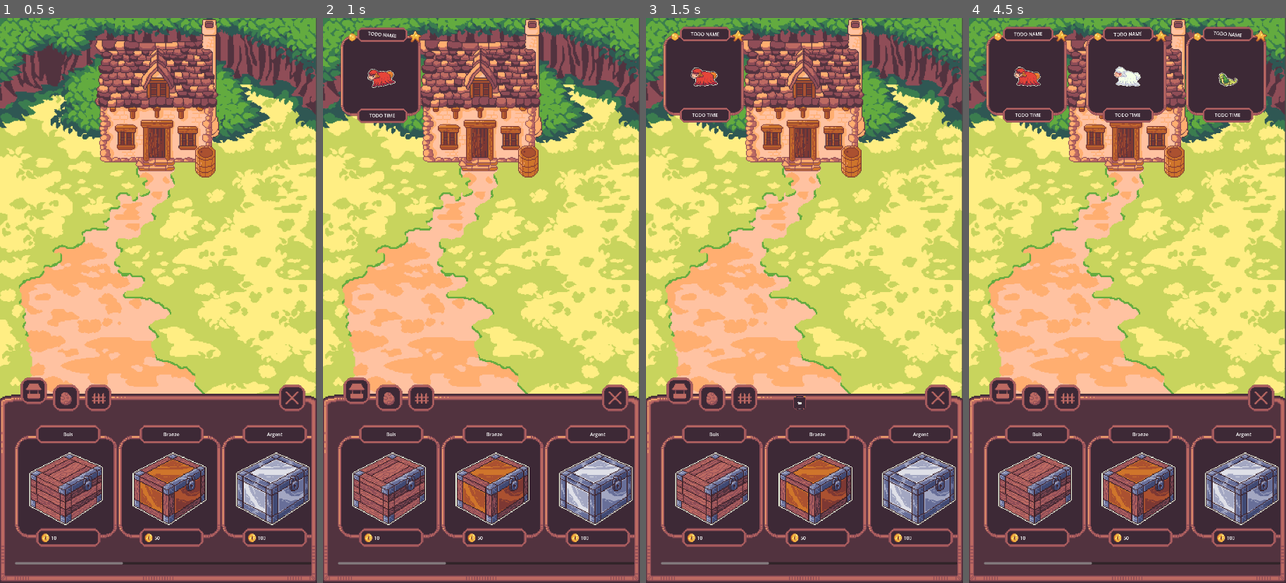
Above: before the commit, frames 1-4 (left to right).
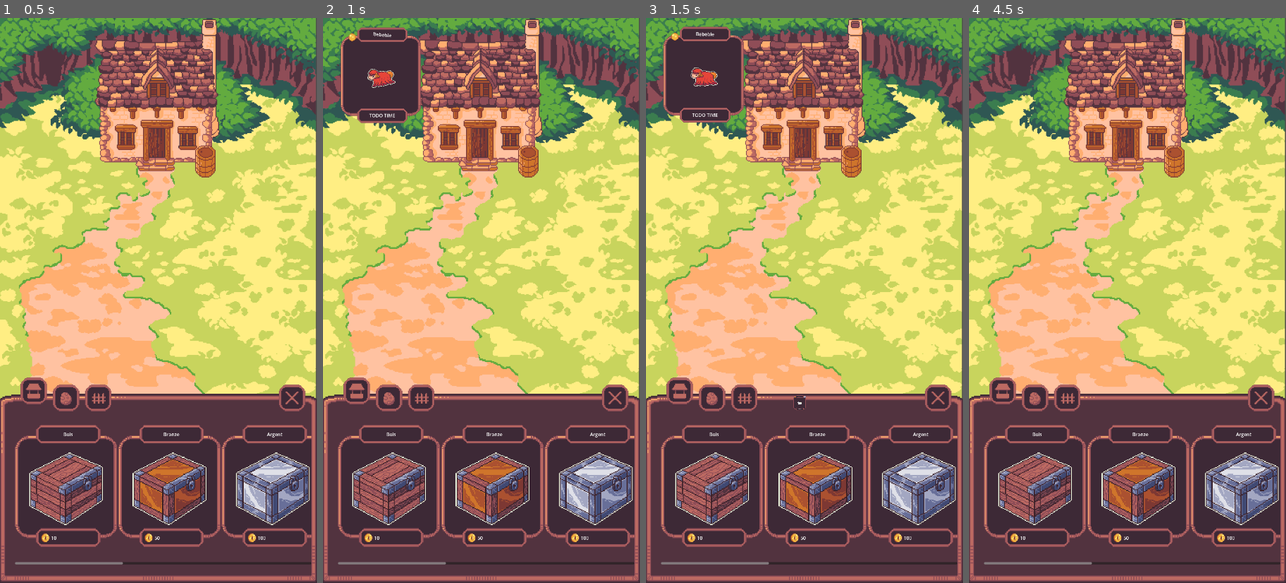
Above: after the commit, the same moments.

Repository: Sky84/gatcha
Game: Godot game, scene res://game.tscn
Same seed, same stepped clock (60 frames per second), same inputs: the game is played once before the commit and once after it. The engine's default icon, where the game draws it, is replaced by a stand-in: a white triangle on a blue panel in a dark square.
Inputs (mouse positions are in pixels of both pictures, inside the frame that each line leads up to):
- Up to frame 1 (0.5 s): no input
- Up to frame 2 (1 s): click "Bois" at 0.5 s
- Up to frame 3 (1.5 s): click "Bronze" at 1.25 s
- Up to frame 4 (4.5 s): click "Argent" at 2 s; click "TODO NAME" (after the commit: "Bebeble") at 2.75 s; click (1127, 74) at 3.5 s, where only the run after the commit has a clickable "Bebeble"; click (1225, 74) at 4.25 s, where only the run after the commit has a clickable "Ploupy"

Frame 1 is identical in both runs. In frame 2, less than 0.1% of the frame differs, in the area x 14-32%, y 2-5%; in frame 3, less than 0.1%; in frame 4, 10%, in the area x 5-94%, y 1-19%.

Commit message:
feat : some integration for rairty

Diff:
--- a/Buttons/creature_button.gd
+++ b/Buttons/creature_button.gd
@@ -25,6 +25,12 @@
 	set(value):
 		_item_type = value;
 		_on_export_var_changes();
+
+@onready var animation_player = $AnimationPlayer;
+
+func play_anim_pressed():
+	animation_player.stop();
+	animation_player.play("pressed");
 
 func _update_item(item_price: int, item_image_url: String, item_name: String):
 	var texture_rect: TextureRect = get_node('TextureRect');
--- a/Buttons/creature_button.tscn
+++ b/Buttons/creature_button.tscn
@@ -1,15 +1,37 @@
-[gd_scene load_steps=5 format=3 uid="uid://3s6djvo4dlm1"]
+[gd_scene load_steps=7 format=3 uid="uid://3s6djvo4dlm1"]
 
 [ext_resource type="Texture2D" uid="uid://cdqbw82odjn3a" path="res://Buttons/button.png" id="1_d7sjy"]
 [ext_resource type="Texture2D" uid="uid://82p2jm675vqb" path="res://Assets/Images/ploupy_baby.png" id="1_xqd6p"]
 [ext_resource type="Script" path="res://Buttons/creature_button.gd" id="2_hrnu2"]
 [ext_resource type="Texture2D" uid="uid://flvpedxn825" path="res://Buttons/moneycoin.png" id="3_qcwij"]
 
+[sub_resource type="Animation" id="Animation_e5pon"]
+resource_name = "pressed"
+length = 0.4
+tracks/0/type = "value"
+tracks/0/imported = false
+tracks/0/enabled = true
+tracks/0/path = NodePath(".:scale")
+tracks/0/interp = 1
+tracks/0/loop_wrap = true
+tracks/0/keys = {
+"times": PackedFloat32Array(0, 0.1, 0.2, 0.3),
+"transitions": PackedFloat32Array(1, 1, 1, 1),
+"update": 0,
+"values": [Vector2(1, 1), Vector2(0.8, 0.8), Vector2(1.1, 1.1), Vector2(1, 1)]
+}
+
+[sub_resource type="AnimationLibrary" id="AnimationLibrary_02kfe"]
+_data = {
+"pressed": SubResource("Animation_e5pon")
+}
+
 [node name="CreatureButton" type="TextureButton" groups=["shop_item_button"]]
 texture_filter = 1
 custom_minimum_size = Vector2(250, 250)
 offset_right = 250.0
 offset_bottom = 250.0
+pivot_offset = Vector2(174, 207)
 texture_normal = ExtResource("1_d7sjy")
 stretch_mode = 5
 script = ExtResource("2_hrnu2")
@@ -69,3 +91,8 @@
 texture = ExtResource("3_qcwij")
 expand_mode = 1
 stretch_mode = 5
+
+[node name="AnimationPlayer" type="AnimationPlayer" parent="."]
+libraries = {
+"": SubResource("AnimationLibrary_02kfe")
+}
--- a/LootBoxes/loot_item.tscn
+++ b/LootBoxes/loot_item.tscn
@@ -25,7 +25,7 @@
 tracks/1/type = "value"
 tracks/1/imported = false
 tracks/1/enabled = true
-tracks/1/path = NodePath("Label:rotation")
+tracks/1/path = NodePath("LabelName:rotation")
 tracks/1/interp = 1
 tracks/1/loop_wrap = true
 tracks/1/keys = {
@@ -33,6 +33,18 @@
 "transitions": PackedFloat32Array(1, 1, 1, 1, 1),
 "update": 0,
 "values": [0.0, 0.10472, 0.0, -0.10472, 0.0]
+}
+tracks/2/type = "value"
+tracks/2/imported = false
+tracks/2/enabled = true
+tracks/2/path = NodePath("TypeTexture:scale")
+tracks/2/interp = 1
+tracks/2/loop_wrap = true
+tracks/2/keys = {
+"times": PackedFloat32Array(0, 0.2, 1, 1.2, 2),
+"transitions": PackedFloat32Array(1, 1.03526, 1, 1.03526, 1),
+"update": 0,
+"values": [Vector2(1, 1), Vector2(1.1, 1.1), Vector2(1, 1), Vector2(1.1, 1.1), Vector2(1, 1)]
 }
 
 [sub_resource type="AnimationLibrary" id="AnimationLibrary_sc3qb"]
@@ -63,11 +75,11 @@
 offset_bottom = 40.0
 grow_horizontal = 2
 grow_vertical = 2
-rotation = -0.106155
+rotation = 0.0586096
 pivot_offset = Vector2(83, 141.8)
 texture = ExtResource("3_x4vbo")
 
-[node name="Label" type="Label" parent="."]
+[node name="LabelName" type="Label" parent="."]
 layout_mode = 1
 anchors_preset = 5
 anchor_left = 0.5
@@ -77,13 +89,13 @@
 offset_right = 85.0
 offset_bottom = 42.0
 grow_horizontal = 2
-rotation = 0.0522073
+rotation = -0.0288245
 pivot_offset = Vector2(79, 17)
 text = "TODO NAME"
 horizontal_alignment = 1
 vertical_alignment = 1
 
-[node name="Label2" type="Label" parent="."]
+[node name="LabelTime" type="Label" parent="."]
 layout_mode = 1
 anchors_preset = 7
 anchor_left = 0.5
@@ -110,7 +122,7 @@
 expand_mode = 1
 stretch_mode = 5
 
-[node name="TextureRect3" type="TextureRect" parent="."]
+[node name="TypeTexture" type="TextureRect" parent="."]
 layout_mode = 1
 anchors_preset = 1
 anchor_left = 1.0
@@ -120,6 +132,8 @@
 offset_right = -27.0
 offset_bottom = 52.0
 grow_horizontal = 0
+scale = Vector2(1.06881, 1.06881)
+pivot_offset = Vector2(21, 21)
 texture = ExtResource("5_a3i8y")
 expand_mode = 1
 stretch_mode = 5
--- a/LootItem.gd
+++ b/LootItem.gd
@@ -13,9 +13,24 @@
 var item_rarity: ITEM_RARITY;
 @onready var texture_rect = $TextureRect;
 @onready var animation_player = $AnimationPlayer
+@onready var label_name = $LabelName
+@onready var label_time = $LabelTime
+@onready var texture_rect_rarity_type = $TextureRect2
+@onready var texture_rect_type = $TypeTexture
+
+var current_item: Dictionary;
 
 func _ready():
 	animation_player.play("default_shake");
 
 func init_item(item_data):
+	current_item = item_data;
+	label_name.text = item_data.species_name;
 	texture_rect.texture = load(item_data.visuals[item_data.type].baby);
+	set_rarity_type(item_data.type);
+
+func set_rarity_type(type: String):
+	if type == 'wood':
+		texture_rect_type.hide();
+		return;
+	texture_rect_type.texture = load("res://Buttons/star"+type+".png");
--- a/LootPanel.gd
+++ b/LootPanel.gd
@@ -23,6 +23,13 @@
 		instance_loot.init_item(creature);
 		update_loot_node_position(instance_loot);
 		opened_loot_item.append(instance_loot);
+		instance_loot.pressed.connect(_on_instance_loot_pressed.bind(instance_loot));
+
+func _on_instance_loot_pressed(instance_loot: LootItem):
+	opened_loot_item.erase(instance_loot);
+	#TODO TWEEN BEFORE REMOVE
+	remove_child(instance_loot);
+	Player.add_creature(instance_loot.current_item);
 
 func update_loot_node_position(instance_loot: TextureButton):
 	instance_loot.scale = Vector2.ZERO;
--- /dev/null
+++ b/Player/Player.gd
@@ -0,0 +1,10 @@
+extends Node
+
+var current_creatures = [];
+
+# Called when the node enters the scene tree for the first time.
+func _ready():
+	pass # Replace with function body.
+
+func add_creature(creature_data: Dictionary):
+	current_creatures.append(creature_data);
--- a/Shop.gd
+++ b/Shop.gd
@@ -23,6 +23,7 @@
 
 
 func _on_pressed_shop_item(shop_item: ShopItem):
+	shop_item.play_anim_pressed();
 	loot_panel.open(shop_item);
 
 func _on_shop_button_pressed():
--- a/project.godot
+++ b/project.godot
@@ -20,6 +20,7 @@
 Boosts="*res://Data/Boosts.gd"
 Creatures="*res://Data/Creatures.gd"
 LootBoxes="*res://Data/LootBoxes.gd"
+Player="*res://Player/Player.gd"
 
 [display]
 
Binary file changed: Boosts/x2.png
Binary file changed: Boosts/x4.png
Binary file changed: Boosts/x6.png
Renamed: Buttons/starcuivre.png -> Buttons/starbronze.png
